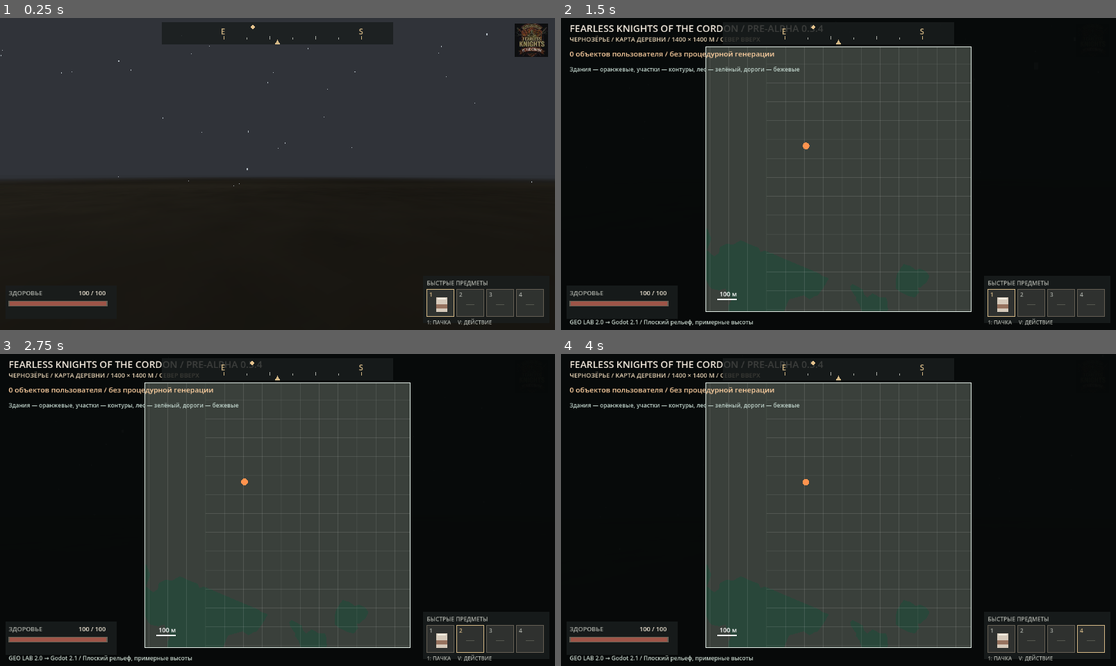
Above: before the commit, frames 1-4 (two rows, left to right).
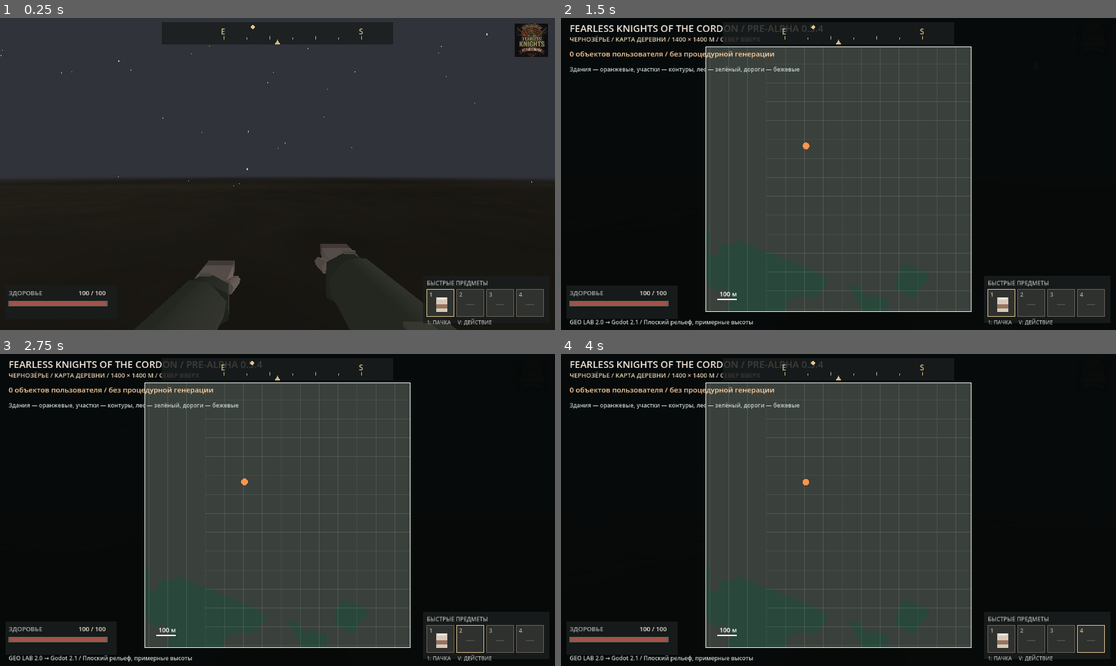
Above: after the commit, the same moments.

Repository: blacklambcult/chernozerye
Game: Godot game, scene res://main.tscn
The game is run twice, just before and just after one commit, with the same random seed, the same clock (stepped at 60 frames per second) and the same inputs.
Inputs (mouse positions are in pixels of both pictures, inside the frame that each line leads up to):
- Up to frame 1 (0.25 s): no input
- Up to frame 2 (1.5 s): tap Enter at 0.5 s; move the mouse to (960, 158) at 0.52 s; hold D 0.53-1.28 s; tap M at 0.6 s; click (960, 158) at 0.67 s; tap Space at 0.77, 1.25 s; move the mouse to (727, 189) at 1.27 s; hold S from 1.28 s (still down); tap 1 at 1.35 s; click (727, 189) at 1.42 s
- Up to frame 3 (2.75 s): tap Space at 1.52 s; tap Enter at 2 s; move the mouse to (333, 441) at 2.02 s; release S at 2.03 s; hold D from 2.03 s (still down); tap 2 at 2.1 s; click (333, 441) at 2.17 s
- Up to frame 4 (4 s): tap Space at 2.75, 3.02, 3.77 s; move the mouse to (810, 572) at 2.77 s; release D at 2.78 s; hold W 2.78-3.53 s; tap 3 at 2.85 s; click (810, 572) at 2.92 s; tap Enter at 3.5 s; move the mouse to (1005, 556) at 3.52 s; hold A from 3.53 s (still down); tap 4 at 3.6 s; click (1005, 556) at 3.67 s

The runs differ from the first frame. In frame 1, 2.0% of the frame differs, in the area x 31-83%, y 72-100%; in frame 2, less than 0.1%; in frame 3, less than 0.1%; in frame 4, less than 0.1%.

Commit message:
feat(0.5.8): separate low-poly FPS hands from world-space body

Diff:
--- a/godot/collision_regression.gd
+++ b/godot/collision_regression.gd
@@ -256,8 +256,17 @@
     if int(sequence.get("phase")) != 0 or int(sequence.get("completed_cycles")) != 1:
         _fail("automatic end state did not complete")
         return
-    if not (pelvis.get_node("RightArm") as Node3D).visible:
-        _fail("full-body arm failed to restore")
+    avatar.call("_process",0.016)
+    if (pelvis.get_node("RightArm") as Node3D).visible:
+        _fail("world-space right arm overlaps with the camera viewmodel at level gaze")
+        return
+    var fps_rig := actor.get_node_or_null("Camera3D/FPSViewmodel") as Node3D
+    if fps_rig == null:
+        _fail("camera-space arms missing after cinematic")
+        return
+    fps_rig.call("_process",0.016)
+    if not fps_rig.visible:
+        _fail("viewmodel arms failed to restore after cinematic")
         return
     if get_nodes_in_group("DiscardedScenicProps").is_empty():
         _fail("automatic final ground prop missing")
--- a/godot/first_person_body.gd
+++ b/godot/first_person_body.gd
@@ -240,7 +240,8 @@
 func set_right_hand_occupied(value: bool) -> void:
     hide_right_hand = value
     if right_arm != null:
-        right_arm.visible = not value and not view_down_cutaway
+        var eye := get_parent().get_node_or_null("Camera3D") as Camera3D
+        right_arm.visible = not value and eye != null and eye.rotation.x <= -1.04
 
 func _fit_bone_mesh(mesh: MeshInstance3D, a: Vector3, b: Vector3) -> void:
     # Adjust only the render segment; this never moves the player collider.
@@ -317,10 +318,13 @@
     view_down_cutaway = false
     upper_coat.visible = true
     lower_jacket.visible = true
-    left_arm.visible = true
-    right_arm.visible = not hide_right_hand
+    # The camera-mounted viewmodel owns hands at level gaze; do not render
+    # duplicate side arms across the same view. Keep them for extreme down-look.
+    var eye_camera := actor.get_node_or_null("Camera3D") as Camera3D
+    var downlook_arms := eye_camera != null and eye_camera.rotation.x <= -1.04
+    left_arm.visible = downlook_arms
+    right_arm.visible = downlook_arms and not hide_right_hand
     var planar_speed := Vector2(actor.velocity.x, actor.velocity.z).length()
     _update_gait(delta, planar_speed if actor.is_on_floor() else 0.0)
-    var eye_camera := actor.get_node_or_null("Camera3D") as Camera3D
     if eye_camera != null:
         _align_leg_to_downward_view(delta, eye_camera.rotation.x)
--- /dev/null
+++ b/godot/fps_viewmodel.gd
@@ -0,0 +1,168 @@
+extends Node3D
+# Camera-attached hands only. The full-body rig owns the torso, legs and
+# down-look arms; this separate viewmodel owns the readable FPS silhouettes.
+# The art is unarmed and deliberately low-poly; it never affects collisions.
+
+const COAT := Color("#676655")
+const COAT_SHADOW := Color("#4d4e42")
+const CUFF := Color("#44463c")
+const THREAD := Color("#8b8170")
+const SKIN := Color("#988579")
+const SKIN_SHADOW := Color("#76665e")
+const HANDOFF_PITCH := -1.04
+
+var right_arm: Node3D
+var left_arm: Node3D
+var player: CharacterBody3D
+var eye: Camera3D
+var idle_clock := 0.0
+var stride_phase := 0.0
+var stride_weight := 0.0
+var look_impulse := Vector2.ZERO
+var is_gesture_hidden := false
+var is_downlook_hidden := false
+
+
+func _mat(tint: Color) -> StandardMaterial3D:
+    var mat := StandardMaterial3D.new()
+    mat.albedo_color = tint
+    mat.roughness = 0.98
+    mat.metallic = 0.0
+    # These camera-space hands must not disappear behind a nearby wall or
+    # the protagonist's own coat; no physics/depth is changed in the world.
+    mat.no_depth_test = true
+    mat.render_priority = 1
+    return mat
+
+
+func _block(parent: Node3D, label: String, size: Vector3,
+        origin: Vector3, tint: Color) -> MeshInstance3D:
+    var part := MeshInstance3D.new()
+    part.name = label
+    var mesh := BoxMesh.new()
+    mesh.size = size
+    part.mesh = mesh
+    part.position = origin
+    part.material_override = _mat(tint)
+    parent.add_child(part)
+    return part
+
+
+func _limb(parent: Node3D, label: String, from: Vector3, to: Vector3,
+        near_radius: float, far_radius: float, tint: Color) -> MeshInstance3D:
+    var direction := to - from
+    var mesh := CylinderMesh.new()
+    mesh.bottom_radius = near_radius
+    mesh.top_radius = far_radius
+    mesh.height = direction.length()
+    mesh.radial_segments = 6
+    var part := MeshInstance3D.new()
+    part.name = label
+    part.mesh = mesh
+    part.material_override = _mat(tint)
+    part.position = (from + to) * 0.5
+    part.quaternion = Quaternion(Vector3.UP, direction.normalized())
+    parent.add_child(part)
+    return part
+
+
+func _build_arm(side: float, label: String) -> Node3D:
+    var root := Node3D.new()
+    root.name = label
+    add_child(root)
+    # All points are camera-local. Back ends of the sleeves are intentionally
+    # clipped below the frame, like a classic 2000s horror-FPS viewmodel.
+    # Left hand sits lower, right hand slightly closer and more dominant.
+    var lift := 0.035 if side > 0.0 else -0.040
+    var shoulder := Vector3(side * 0.43, -0.72 + lift, -0.12)
+    var elbow := Vector3(side * 0.335, -0.48 + lift, -0.47)
+    var wrist := Vector3(side * 0.245, -0.39 + lift, -0.70)
+    _limb(root, "UpperCoatSleeve", shoulder, elbow,
+        0.126, 0.113, COAT)
+    _limb(root, "ForearmSleeve", elbow, wrist,
+        0.116, 0.087, COAT_SHADOW)
+    _limb(root, "WristCuff", wrist + Vector3(0, -0.005, 0.038),
+        wrist + Vector3(0, 0.003, -0.018),
+        0.097, 0.085, CUFF)
+    # Separate palm / thumb / knuckles, not an anonymous single box.
+    var palm := wrist + Vector3(0.0, 0.011, -0.079)
+    _block(root, "Palm", Vector3(0.120, 0.067, 0.144), palm, SKIN)
+    _block(root, "Knuckles", Vector3(0.115, 0.045, 0.055),
+        palm + Vector3(0, 0.014, -0.087), SKIN_SHADOW)
+    _limb(root, "Thumb", palm + Vector3(-side * 0.059, -0.005, 0.027),
+        palm + Vector3(-side * 0.079, -0.011, -0.044),
+        0.026, 0.018, SKIN)
+    for finger in range(4):
+        var finger_x := (float(finger) - 1.5) * 0.029
+        var knuckle := palm + Vector3(finger_x, 0.0, -0.085)
+        _limb(root, "Finger%d" % finger, knuckle,
+            knuckle + Vector3(0, -0.006, -0.052),
+            0.014, 0.012, SKIN)
+    # High-contrast patch and two low-resolution stitched cuff markers.
+    _block(root, "CoatPatch", Vector3(0.064, 0.011, 0.080),
+        elbow + Vector3(0, 0.082, 0.020), COAT)
+    _block(root, "CuffStitch", Vector3(0.040, 0.008, 0.013),
+        wrist + Vector3(0, 0.087, 0.007), THREAD)
+    return root
+
+
+func _ready() -> void:
+    name = "FPSViewmodel"
+    eye = get_parent() as Camera3D
+    if eye == null:
+        push_error("FPS_VIEWMODEL_FAILED: must be attached to Camera3D")
+        return
+    player = eye.get_parent() as CharacterBody3D
+    left_arm = _build_arm(-1.0, "LeftArm")
+    right_arm = _build_arm(1.0, "RightArm")
+    print("FPS_VIEWMODEL_READY: camera_local=true arms=2 unarmed=true lowpoly=true body_handoff=true")
+
+
+func push_look_motion(relative_pixels: Vector2) -> void:
+    # Momentum only, not an additional camera rotation.
+    look_impulse += Vector2(
+        clampf(relative_pixels.x * 0.00025, -0.028, 0.028),
+        clampf(relative_pixels.y * 0.00019, -0.022, 0.022))
+    look_impulse.x = clampf(look_impulse.x, -0.045, 0.045)
+    look_impulse.y = clampf(look_impulse.y, -0.035, 0.035)
+
+
+func _process(delta: float) -> void:
+    if player == null or eye == null:
+        return
+    idle_clock += delta
+    var sequence := eye.get_node_or_null("CharacterSmoking")
+    var phase := int(sequence.get("phase")) if sequence != null else 0
+    # The cinematic has its own hands during short gestures; avoid overlap.
+    # The long ambient phase (5) leaves the regular idle arms visible.
+    is_gesture_hidden = phase in [1, 2, 3, 4, 6, 7]
+    is_downlook_hidden = eye.rotation.x <= HANDOFF_PITCH
+    visible = not is_gesture_hidden and not is_downlook_hidden
+
+    var grounded := player.is_on_floor()
+    var speed := Vector2(player.velocity.x, player.velocity.z).length()
+    var target := clampf(speed / 3.35, 0.0, 1.0) if grounded else 0.0
+    stride_weight = move_toward(stride_weight, target, 3.5 * delta)
+    if target > 0.04:
+        stride_phase = fposmod(stride_phase + delta * (5.0 + target * 2.5), TAU)
+    var step := sin(stride_phase)
+    var breathing := sin(idle_clock * 1.15)
+    look_impulse = look_impulse.lerp(Vector2.ZERO, clampf(delta * 8.0, 0, 1))
+    # Subtle breathing and reciprocal walking swing preserve readability.
+    position = Vector3(-look_impulse.x * 0.65,
+        0.006 * breathing + absf(step) * 0.012 * stride_weight
+        + look_impulse.y * 0.5, 0.0)
+    rotation = Vector3(-look_impulse.y * 0.22, -look_impulse.x * 0.28,
+        step * 0.009 * stride_weight)
+    right_arm.position = Vector3(
+        step * 0.012 * stride_weight,
+        -step * 0.013 * stride_weight,
+        0.010 * cos(stride_phase) * stride_weight)
+    left_arm.position = Vector3(
+        -step * 0.011 * stride_weight,
+        step * 0.012 * stride_weight,
+        -0.010 * cos(stride_phase) * stride_weight)
+    # Move the hands down before switching to the world-space down-look arms.
+    var lower := smoothstep(-0.72, -1.04, eye.rotation.x)
+    right_arm.position.y -= 0.16 * lower
+    left_arm.position.y -= 0.16 * lower
--- a/godot/pause_overlay.gd
+++ b/godot/pause_overlay.gd
@@ -68,7 +68,7 @@
     items.add_theme_constant_override("separation", 12)
     margin.add_child(items)
     items.add_child(_make_label("ЧЕРНОЗЁРЬЕ", 27, INK))
-    items.add_child(_make_label("FEARLESS KNIGHTS OF THE CORDON / PRE-ALPHA 0.5.4", 11, MUTED))
+    items.add_child(_make_label("FEARLESS KNIGHTS OF THE CORDON / PRE-ALPHA 0.5.8", 11, MUTED))
     items.add_child(_make_label("ПАУЗА", 18, ACCENT))
 
     var resume := Button.new()
--- a/godot/player.gd
+++ b/godot/player.gd
@@ -16,6 +16,7 @@
 var mouse_sensitivity := MOUSE_SENS
 # Narrative character animation is isolated from player movement and stats.
 var _avatar: Node3D
+var _viewmodel: Node3D
 var _character_sequence: Node3D
 
 func set_controls_locked(value: bool) -> void:
@@ -61,6 +62,10 @@
     _avatar.name = "FirstPersonFullBody"
     _avatar.set_script(preload("res://first_person_body.gd"))
     add_child(_avatar)
+    _viewmodel = Node3D.new()
+    _viewmodel.name = "FPSViewmodel"
+    _viewmodel.set_script(preload("res://fps_viewmodel.gd"))
+    camera.add_child(_viewmodel)
     _character_sequence = Node3D.new()
     _character_sequence.name = "CharacterSmoking"
     _character_sequence.set_script(preload("res://character_smoking.gd"))
@@ -98,6 +103,8 @@
         rotate_y(-event.relative.x * mouse_sensitivity)
         camera.rotate_x(-event.relative.y * mouse_sensitivity)
         camera.rotation.x = clampf(camera.rotation.x, -1.45, 1.45)
+        if _viewmodel != null:
+            _viewmodel.call("push_look_motion", event.relative)
         last_event = "mouse movement"
     elif event is InputEventKey:
         var key := event as InputEventKey
--- /dev/null
+++ b/godot/viewmodel_regression.gd
@@ -0,0 +1,83 @@
+extends SceneTree
+# Regression of camera-space silhouette and full-body handoff. This test
+# deliberately exercises the actual Player scene, not just static constants.
+
+func _fail(message: String) -> void:
+    push_error("VIEWMODEL_REGRESSION_FAILED: " + message)
+    quit(1)
+
+
+func _initialize() -> void:
+    call_deferred("_run")
+
+
+func _run() -> void:
+    var player := CharacterBody3D.new()
+    player.name = "Player"
+    player.set_script(load("res://player.gd"))
+    get_root().add_child(player)
+    var eye := player.get_node_or_null("Camera3D") as Camera3D
+    var rig := player.get_node_or_null("Camera3D/FPSViewmodel") as Node3D
+    var body := player.get_node_or_null("FirstPersonFullBody") as Node3D
+    if eye == null or rig == null or body == null:
+        _fail("camera / viewmodel / world-body not instantiated")
+        return
+    if rig.get_parent() != eye:
+        _fail("viewmodel does not follow camera pitch and yaw")
+        return
+    var left := rig.get_node_or_null("LeftArm") as Node3D
+    var right := rig.get_node_or_null("RightArm") as Node3D
+    if left == null or right == null:
+        _fail("both hands and coat sleeves must exist")
+        return
+    for arm in [left, right]:
+        if arm.get_node_or_null("UpperCoatSleeve") == null or arm.get_node_or_null("ForearmSleeve") == null or arm.get_node_or_null("WristCuff") == null or arm.get_node_or_null("Palm") == null:
+            _fail("missing articulated sleeve, cuff or palm")
+            return
+        if arm.get_node_or_null("Finger0") == null or arm.get_node_or_null("Thumb") == null:
+            _fail("hands lack their low-poly finger silhouette")
+            return
+        var palm := arm.get_node("Palm") as MeshInstance3D
+        var local := eye.to_local(palm.global_position)
+        if local.z > -eye.near or absf(local.x / -local.z) > 0.85 or local.y / -local.z < -0.95:
+            _fail("hand is clipped or positioned outside the FPS viewport")
+            return
+    rig.call("_process",0.016)
+    body.call("_process",0.016)
+    if not rig.visible:
+        _fail("FPS arms are missing at level camera pitch")
+        return
+    var pelvis := body.get_node("PelvisRoot") as Node3D
+    if (pelvis.get_node("LeftArm") as Node3D).visible:
+        _fail("duplicate world-space arms visible with viewmodel")
+        return
+    rig.call("push_look_motion",Vector2(80.0,-35.0))
+    rig.call("_process",0.016)
+    if rig.position.length() <= 0.002:
+        _fail("mouse look motion did not reach viewmodel sway")
+        return
+    eye.rotation.x = -1.45
+    rig.call("_process",0.016)
+    body.call("_process",0.016)
+    if rig.visible or not (pelvis.get_node("LeftArm") as Node3D).visible:
+        _fail("extreme down-look fails to hand off arms to full body")
+        return
+    eye.rotation.x = 0.0
+    rig.call("_process",0.016)
+    body.call("_process",0.016)
+    if not rig.visible or (pelvis.get_node("LeftArm") as Node3D).visible:
+        _fail("FPS hands fail to return when looking up")
+        return
+    var sequence := eye.get_node_or_null("CharacterSmoking") as Node3D
+    sequence.call("_set_phase",1)
+    rig.call("_process",0.016)
+    if rig.visible:
+        _fail("camera-space hands conflict with scripted character gesture")
+        return
+    sequence.call("_set_phase",5)
+    rig.call("_process",0.016)
+    if not rig.visible:
+        _fail("viewmodel does not recover in ambient phase")
+        return
+    print("VIEWMODEL_REGRESSION_OK: hands=2 coat_sleeves=true lowpoly=true camera_space=true downlook_handoff=true cinematic_safe=true mouse_sway=true")
+    quit(0)
--- a/godot/world.gd
+++ b/godot/world.gd
@@ -5,11 +5,11 @@
 const MAP_FILE := "res://world_data.json"
 const MANUAL_FILE := "res://manual_layout.json"
 const GAME_TITLE := "Fearless Knights of the Cordon"
-const GAME_STAGE := "Pre-Alpha 0.5.7"
+const GAME_STAGE := "Pre-Alpha 0.5.8"
 const MANUAL_CAMERA_NEAR := 0.16
 const MANUAL_CAMERA_FAR := 250.0
 const SEASON := "NOVEMBER"
-const GAME_HUD_TITLE := "FEARLESS KNIGHTS OF THE CORDON / PRE-ALPHA 0.5.7 · ЧЕРНОЗЁРЬЕ · 314 ОБЪЕКТОВ"
+const GAME_HUD_TITLE := "FEARLESS KNIGHTS OF THE CORDON / PRE-ALPHA 0.5.8 · ЧЕРНОЗЁРЬЕ · 314 ОБЪЕКТОВ"
 var manual_mode := false
 var manual_button: Button
 var _status_label: Label
